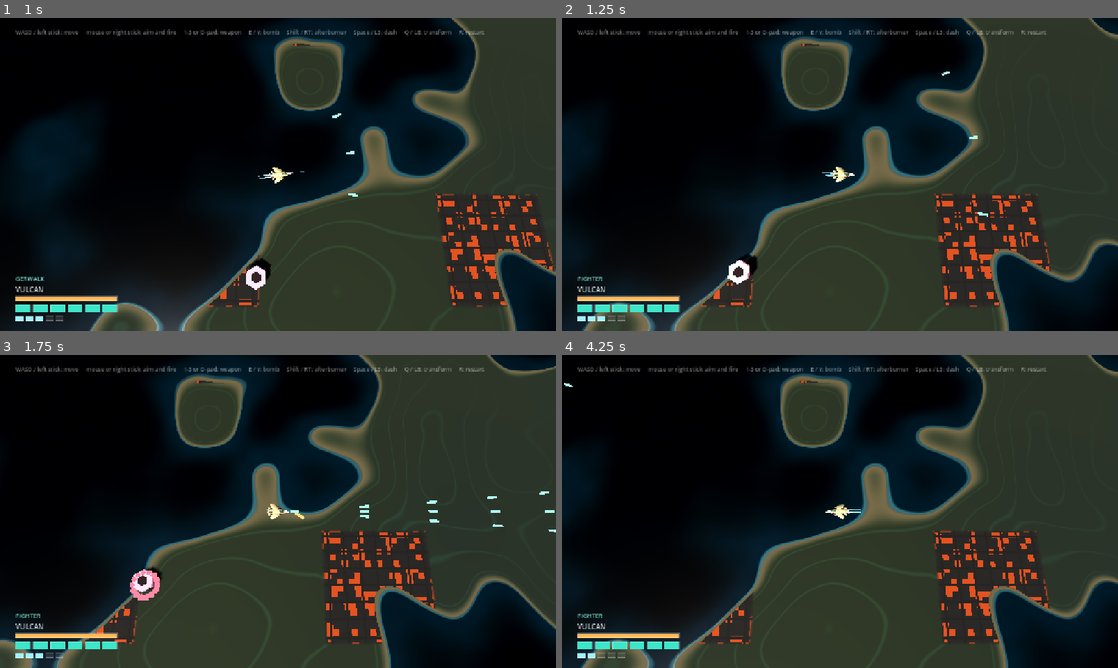
Above: before the commit, frames 1-4 (two rows, left to right).
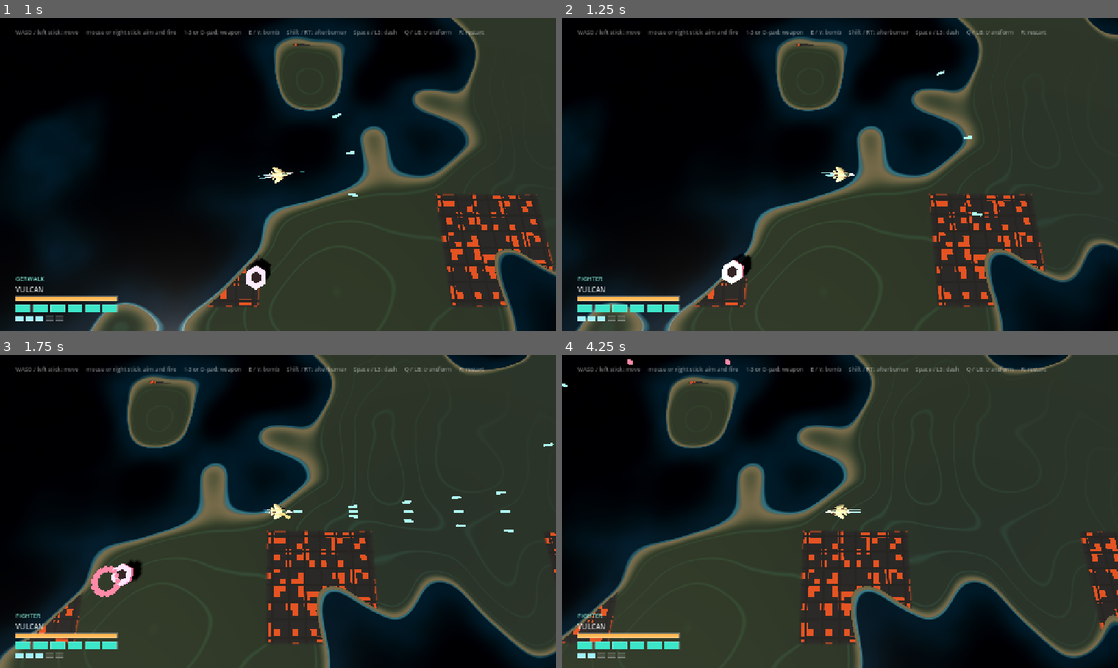
Above: after the commit, the same moments.

Repository: jlortegacares/gerwalk
Game: Godot game, scene res://levels/arena/arena.tscn
Same seed, same stepped clock (60 frames per second), same inputs: the game is played once before the commit and once after it.
Inputs (mouse positions are in pixels of both pictures, inside the frame that each line leads up to):
- Up to frame 1 (1 s): move the mouse to (400, 158) at 0.52 s; hold D (move_right) from 0.53 s (still down); tap Space (dash) at 0.6 s; click (400, 158) at 0.67 s; tap Q (transform) at 0.8 s
- Up to frame 2 (1.25 s): keep holding D (move_right)
- Up to frame 3 (1.75 s): release D (move_right) at 1.25 s; drag from (166, 527) to (250, 574) at 1.27 s
- Up to frame 4 (4.25 s): move the mouse to (895, 442) at 2.02 s; hold D (move_right) 2.03-2.75 s; tap E (bomb) at 2.1 s; tap Q (transform) at 2.3, 3.8 s; drag from (812, 574) to (673, 464) at 2.77 s; move the mouse to (1006, 558) at 3.52 s; hold A (move_left) from 3.53 s (still down); tap Space (dash) at 3.6 s

Frame 1 is identical in both runs. In frame 2, 7.8% of the frame differs, in the area x 2-100%, y 0-100%; in frame 3, 32%; in frame 4, 50%, in the area x 0-100%, y 0-100%.

Commit message:
feat: give the fighter a stall floor, a skid and a constant wind
Airspeed is now tracked as a course plus a magnitude: the throttle owns the speed and the airframe owns how fast the course may follow the nose, so a hard turn arcs and skids instead of pivoting. Releasing the stick settles at 19.3 u/s instead of stopping, and a constant 7 u/s wind is the frame the airspeed is measured in.

The barrel roll is kept outside the model: its lateral push is subtracted before the air is read, otherwise each jink tops up the previous one.

Diff:
--- a/entities/player/player.gd
+++ b/entities/player/player.gd
@@ -78,10 +78,27 @@
 const FIGHTER_TURN_RATE: float = 400.0
 const FIGHTER_STOP_TIME: float = 0.35
 const FIGHTER_MIN_THROTTLE: float = 0.4
-## Drag is derived, not tuned: the spec fixes the stop at 0.35 s from cruise, so
-## that is the number the constant answers to. From the burner it takes 0.44 s,
-## which is the honest price of the extra speed.
-const FIGHTER_DRAG: float = FIGHTER_SPEED / FIGHTER_STOP_TIME
+## A fighter never stalls to zero: with the stick released it keeps gliding at the
+## throttle's own floor, so "no input" and "the lightest touch" are the same
+## speed. 19.3 u/s, 40% of cruise.
+const FIGHTER_STALL_SPEED: float = FIGHTER_SPEED * FIGHTER_MIN_THROTTLE
+## Drag is derived, not tuned: the airspeed falls from cruise to the stall speed
+## in the same 0.35 s the old full stop took, so the fade feels identical and only
+## the floor moved. From the burner the same drag takes 0.44 s.
+const FIGHTER_DRAG: float = (FIGHTER_SPEED - FIGHTER_STALL_SPEED) / FIGHTER_STOP_TIME
+## How hard the airframe grips the air sideways, as a lateral acceleration. It
+## caps how fast the course can follow the nose: 190 / airspeed at cruise is about
+## 226 deg/s against a 400 deg/s nose, so a hard reversal opens a real skid, and
+## at stall speed the same grip turns the course faster than the nose can.
+const FIGHTER_GRIP: float = 190.0
+## Constant world wind, in units/s, blowing towards +X (screen right). Below the
+## stall speed, so even a coast straight into it still moves forwards, and 15% of
+## cruise, so it is felt without taking the ship for a ride. Only FIGHTER answers
+## to it: GERWALK is a ground-effect hover holding station, not an aircraft.
+const WIND: Vector3 = Vector3(7.0, 0.0, 0.0)
+## The transformation bleeds momentum at the old fighter drag, so the 0.28 s
+## switch feels exactly as it did before the flight model grew a stall speed.
+const TRANSFORM_DRAG: float = FIGHTER_SPEED / FIGHTER_STOP_TIME
 const FIGHTER_TRIM_DEGREES: float = 8.0
 const FIGHTER_YAW_TRIM: float = 60.0
 const FIGHTER_ROLL_TIME: float = 0.20
@@ -140,6 +157,10 @@
 var _mode_blend: float = 0.0
 var _heading: Vector3 = Vector3.RIGHT
 var _roll_side: float = 1.0
+## The lateral push the barrel roll added last frame. It is not airspeed, so the
+## flight model subtracts it before reading the air: otherwise every jink tops up
+## the previous one and a 55 u/s roll ends up at 390.
+var _roll_velocity: Vector3 = Vector3.ZERO
 var _shockwave: Node3D
 
 var _turbo: float = TURBO_MAX
@@ -199,7 +220,7 @@
 	elif _transform_time > 0.0:
 		# Mid-transformation the ship keeps its momentum but takes no thrust and
 		# fires nothing: the switch is a commitment, not a free dodge or a reset.
-		velocity = velocity.move_toward(Vector3.ZERO, FIGHTER_DRAG * 0.35 * delta)
+		velocity = velocity.move_toward(Vector3.ZERO, TRANSFORM_DRAG * 0.35 * delta)
 		velocity.y = 0.0
 		move_and_slide()
 	elif _mode == Mode.FIGHTER:
@@ -236,10 +257,17 @@
 
 
 ## Fighter: the stick asks for a heading and the hull takes the short arc to it at
-## a capped rate, so a reversal is a 0.45 s bank instead of a snap turn. The ship
-## always travels along its nose, thrust follows the nose, and releasing the stick
-## coasts to a stop in 0.35 s. There is no lateral drift, because strafing across
-## the nose is exactly what GERWALK is for.
+## a capped rate, so a reversal is a 0.45 s bank instead of a snap turn.
+##
+## The air, not the ground, is what the airframe answers to. Airspeed is the
+## velocity minus the wind, and it has two properties: where it points and how
+## fast it goes. The throttle owns the speed and the airframe owns how quickly the
+## course may follow the nose, which is the whole flight model in one line. Drive
+## the two axes independently instead and a turn manufactures airspeed out of
+## nothing.
+##
+## Releasing the stick is not a stop: the speed settles at the stall speed, so the
+## ship keeps gliding wherever its nose happens to point.
 func _move_fighter(delta: float) -> void:
 	var stick: Vector2 = Input.get_vector(
 		&"move_left", &"move_right", &"move_up", &"move_down", MOVE_DEADZONE
@@ -270,27 +298,43 @@
 		yaw += deg_to_rad(FIGHTER_YAW_TRIM) * trim * delta
 
 	_heading = Vector3(cos(yaw), 0.0, -sin(yaw))
+	var right: Vector3 = Vector3(-_heading.z, 0.0, _heading.x)
+
+	# Airspeed is the velocity through the air: the ground velocity minus the wind.
+	# Tracking it as a course plus a magnitude is what lets wind slow a head-on run
+	# and push a downwind one without ever being confused with thrust.
+	var air: Vector3 = velocity - WIND - _roll_velocity
+	var airspeed: float = air.length()
+	var course: float = atan2(-air.z, air.x) if airspeed > 0.001 else yaw
+
+	# The nose may outrun the course. The grip is a lateral acceleration, so it
+	# turns the course faster at low speed and softer at cruise: that lag is the
+	# skid, and it is why a reversal arcs instead of pivoting on the spot.
+	var slew: float = (FIGHTER_GRIP / maxf(airspeed, 1.0)) * delta
+	course += clampf(angle_difference(course, yaw), -slew, slew)
 
 	var cruise: float = FIGHTER_BOOST_SPEED if _boosting else FIGHTER_SPEED
-	var wanted: float = cruise * (
-		FIGHTER_MIN_THROTTLE + (1.0 - FIGHTER_MIN_THROTTLE) * throttle
+	# With the stick released there is still a floor: the ship glides, it does not
+	# hang. It is the throttle's own minimum, so no input and a hair of input give
+	# the same speed and there is no seam between them.
+	var wanted: float = (
+		cruise * (FIGHTER_MIN_THROTTLE + (1.0 - FIGHTER_MIN_THROTTLE) * throttle)
+		if thrusting
+		else FIGHTER_STALL_SPEED
 	)
 	var rate: float = FIGHTER_ACCELERATION if thrusting else FIGHTER_DRAG
-	var forward: float = velocity.dot(_heading)
-	var next_speed: float = maxf(
-		move_toward(forward, wanted if thrusting else 0.0, rate * delta), 0.0
-	)
+	airspeed = move_toward(airspeed, wanted, rate * delta)
 
 	# The barrel roll is a lateral push that ramps in and out, so it never snaps
 	# the velocity sideways at either end of the jink.
 	var push: Vector3 = Vector3.ZERO
 	if _dash_time > 0.0:
 		var progress: float = 1.0 - _dash_time / FIGHTER_ROLL_TIME
-		var right: Vector3 = Vector3(-_heading.z, 0.0, _heading.x)
 		push = right * _roll_side * sin(progress * PI) * FIGHTER_ROLL_SPEED
 
-	velocity = _heading * next_speed + push
+	velocity = Vector3(cos(course), 0.0, -sin(course)) * airspeed + push + WIND
 	velocity.y = 0.0
+	_roll_velocity = push
 	move_and_slide()
 
 
@@ -301,6 +345,9 @@
 	_transform_target = Mode.GERWALK if _mode == Mode.FIGHTER else Mode.FIGHTER
 	_transform_time = TRANSFORM_TIME
 	_thrust_kick = 1.0
+	# A switch mid-roll must not leave the jink subtracted from the next frame's
+	# airspeed.
+	_roll_velocity = Vector3.ZERO
 	_spawn_impact()
 	GlobalEventBus.camera_shake_requested.emit(0.35)
 
--- a/tests/smoke_test.gd
+++ b/tests/smoke_test.gd
@@ -219,8 +219,9 @@
 
 
 ## The transformation contract: two real modes, a switch that costs commitment,
-## a fighter that flies nose-first at 180% with a capped turn and air drag, a gun
-## welded to the airframe, and a burner that shreds what it flies through.
+## a fighter that flies at 180% on a stall-speed floor, a course that lags the
+## nose into a skid, a constant wind that moves it, a gun welded to the airframe,
+## and a burner that shreds what it flies through.
 func _test_transformation() -> void:
 	_release_all_input()
 	_player.velocity = Vector3.ZERO
@@ -237,16 +238,18 @@
 		await get_tree().physics_frame
 	_check(_player.is_fighter(), "the ship reaches FIGHTER after 0.28 s")
 
-	# S3: 180% of the hover cruise, reachable in about a tenth of a second.
+	# S3: 180% of the hover cruise, measured in airspeed. The ship is flying
+	# downwind here, so the ground speed is the airspeed plus the wind and is not
+	# the spec number.
 	_player.set("_heading", Vector3.RIGHT)
 	_player.velocity = Vector3.RIGHT * 20.0
 	Input.action_press(&"move_right")
 	for _i in 20:
 		await get_tree().physics_frame
-	var fighter_speed: float = _flat_speed()
+	var fighter_speed: float = (_player.velocity - Player.WIND).length()
 	_check(
 		absf(fighter_speed / Player.MAX_SPEED - 1.8) < 0.05,
-		"fighter cruise is %.0f%% of the hover's (%.1f u/s)"
+		"fighter cruise is %.0f%% of the hover's (%.1f u/s airspeed)"
 		% [100.0 * fighter_speed / Player.MAX_SPEED, fighter_speed]
 	)
 
@@ -372,19 +375,72 @@
 	_clear_projectiles()
 	await get_tree().physics_frame
 
-	# S3: air drag, not the hover brake.
-	_player.velocity = Vector3.RIGHT * Player.FIGHTER_SPEED
-	Input.action_press(&"move_right")
-	for _i in 20:
-		await get_tree().physics_frame
-	Input.action_release(&"move_right")
-	var stop_frames: int = 0
-	while stop_frames < 40 and _flat_speed() > 0.5:
-		await get_tree().physics_frame
-		stop_frames += 1
-	_check(
-		absf(stop_frames / 60.0 - Player.FIGHTER_STOP_TIME) < 0.04,
-		"fighter coasts to a stop in %.2f s" % (stop_frames / 60.0)
+	# S3: the fighter bleeds from cruise down to its stall speed in the old 0.35 s
+	# and then keeps flying: drag, not a brake. The airspeed is set to cruise, so
+	# the ground velocity is that plus the wind.
+	_player.set("_heading", Vector3.RIGHT)
+	_player.velocity = Vector3.RIGHT * Player.FIGHTER_SPEED + Player.WIND
+	var glide_speed: float = Player.FIGHTER_STALL_SPEED + Player.WIND.length()
+	var stall_frames: int = 0
+	while stall_frames < 40 and _flat_speed() > glide_speed + 0.6:
+		await get_tree().physics_frame
+		stall_frames += 1
+	_check(
+		absf(stall_frames / 60.0 - Player.FIGHTER_STOP_TIME) < 0.05,
+		"fighter bleeds to stall speed in %.2f s" % (stall_frames / 60.0)
+	)
+	for _i in 6:
+		await get_tree().physics_frame
+	_check(
+		absf(_flat_speed() - glide_speed) < 1.0,
+		"the fighter glides at the stall floor (%.1f u/s)" % _flat_speed()
+	)
+
+	# S3: a coast still covers ground. If the floor regresses to zero, the ship
+	# parks on the planet and the planet stops rolling.
+	var glide_from: Vector3 = _player.global_position
+	for _i in 30:
+		await get_tree().physics_frame
+	var glided: float = _flat_distance(_player.global_position, glide_from)
+	_check(glided > 8.0, "coasting still covers ground (%.1f units in 0.5 s)" % glided)
+
+	# S3: the nose turns faster than the air does. Asking for a reversal, the ship
+	# keeps travelling the old way while the nose already points the new one.
+	_player.set("_heading", Vector3.RIGHT)
+	_player.velocity = Vector3.RIGHT * Player.FIGHTER_SPEED + Player.WIND
+	Input.action_press(&"move_left")
+	for _i in 12:
+		await get_tree().physics_frame
+	var skid: float = _sideways_airspeed()
+	_check(absf(skid) > 20.0, "a reversal skids across the nose (%.1f u/s)" % skid)
+	Input.action_release(&"move_left")
+	for _i in 60:
+		await get_tree().physics_frame
+	skid = _sideways_airspeed()
+	_check(
+		absf(skid) < 3.0,
+		"the skid bleeds out once the nose settles (%.1f u/s)" % skid
+	)
+
+	# S3: wind is a world vector. The same coast rides it downwind and fights it
+	# upwind, so ground speed is not airspeed.
+	_player.set("_heading", Vector3.RIGHT)
+	_player.velocity = Vector3.ZERO
+	for _i in 90:
+		await get_tree().physics_frame
+	var downwind: float = _player.velocity.x
+	_check(
+		absf(downwind - (Player.FIGHTER_STALL_SPEED + Player.WIND.x)) < 1.0,
+		"downwind the glide rides the wind (%.1f u/s over ground)" % downwind
+	)
+	_player.set("_heading", Vector3.LEFT)
+	_player.velocity = Vector3.ZERO
+	for _i in 90:
+		await get_tree().physics_frame
+	var upwind: float = _player.velocity.x
+	_check(
+		absf(upwind + (Player.FIGHTER_STALL_SPEED - Player.WIND.x)) < 1.0,
+		"upwind the same glide is slower over ground (%.1f u/s)" % upwind
 	)
 
 	# S1: back to the hover, and the gun is free the moment it lands.
@@ -392,6 +448,17 @@
 	for _i in 20:
 		await get_tree().physics_frame
 	_check(not _player.is_fighter(), "the ship returns to GERWALK")
+
+	# S3: the hover does not answer to the wind. Holding station is its whole
+	# reason to exist next to the fighter.
+	_player.velocity = Player.WIND * 3.0
+	for _i in 20:
+		await get_tree().physics_frame
+	_check(
+		_flat_speed() < 0.2,
+		"the wind does not carry the hover (%.2f u/s)" % _flat_speed()
+	)
+
 	Input.action_press(&"aim_up")
 	for _i in 3:
 		await get_tree().physics_frame
@@ -997,6 +1064,13 @@
 	return Vector2(_player.velocity.x, _player.velocity.z).length()
 
 
+## Airspeed across the nose: positive to the right of where the ship points.
+func _sideways_airspeed() -> float:
+	var heading: Vector3 = _player.get("_heading")
+	var right: Vector3 = Vector3(-heading.z, 0.0, heading.x)
+	return (_player.velocity - Player.WIND).dot(right)
+
+
 func _test_damage_and_iframes() -> void:
 	# The encounter phase can legitimately land a hit, and this check is about
 	# invulnerability frames, not about arriving at full health.
Not shown, added: odd/tasks/fighter-flight-model.md
